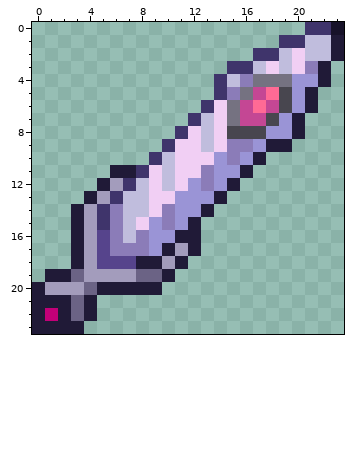
Two versions of one pixel-art sprite, Content/Projectiles/HybridShortProjectile.png. Above, as it was before the edit.
The file is 48x48 pixels, drawn in blocks of 2x2; one block is one cell here. Colours within 5 levels of each other are drawn and written as one.
Once edited:
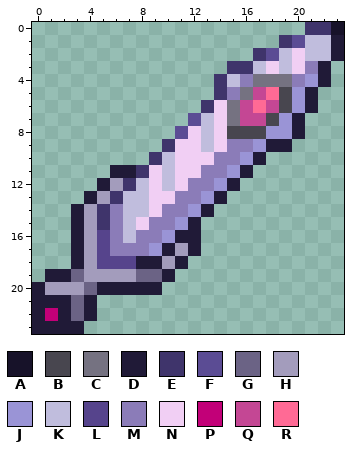
Palette (. is transparent): A #171229  B #48464f  C #757281  D #201a37  E #3f346b  F #5b4c94  G #6b6385  H #a39cbc  J #9a94d6  K #c0bddd  L #56448c  M #8b7cb8  N #f1cff4  P #c20078  Q #c44794  R #ff6a95
What changed:
Colour F replaces colour E in row 1 at x 20; in row 2 at x 18; in row 7 at x 12; in row 8 at x 11.
Colour M replaces colour J in row 4 at x 20; in rows 10 to 11 at x 14; in row 12 at x 12; in row 13 at x 11 to 12; in row 14 at x 11; in rows 15 to 16 at x 9.
